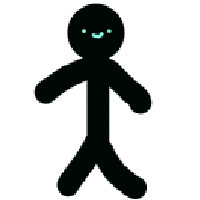
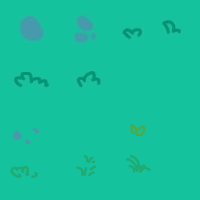
Layer changes from the first 200 × 200 image to the second:
hid "Paint Layer 2" over [0, 0, 192, 200]
showed group "grtasse" (8 layers) over [0, 0, 200, 200]
painted on "Paint Layer 1" over [0, 0, 200, 192]
